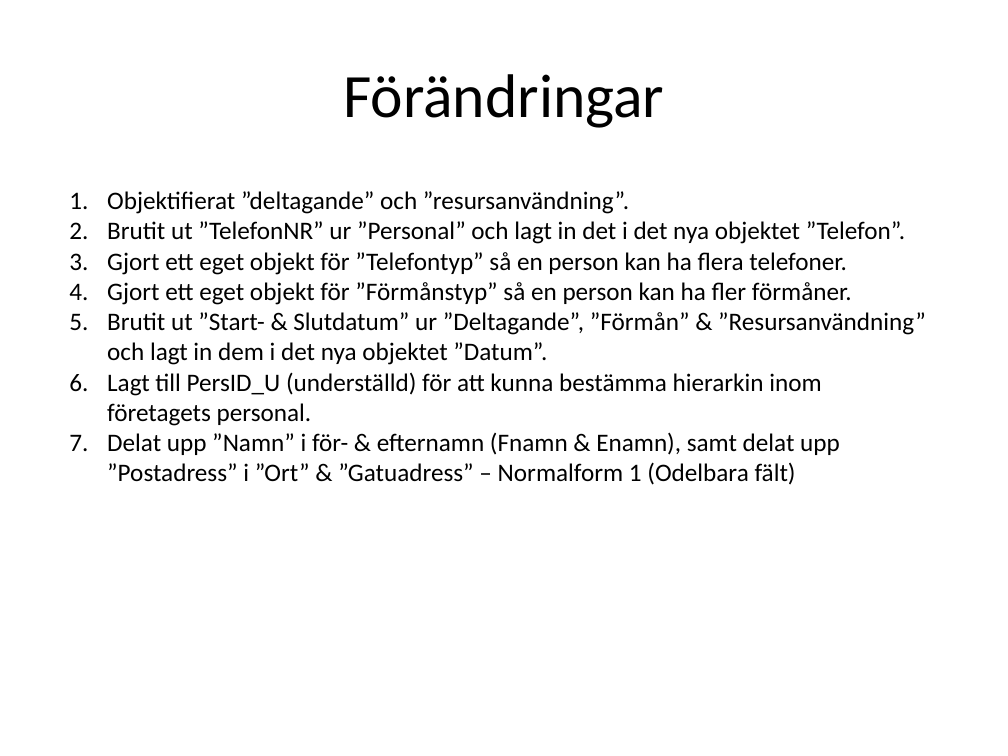
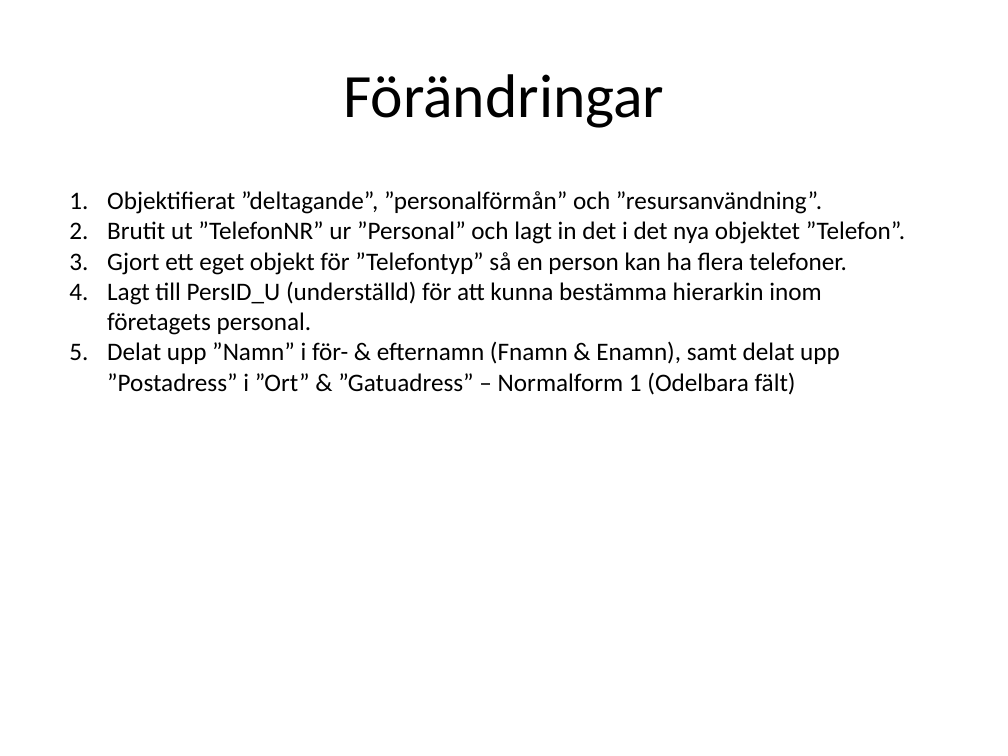
Before and after one commit to ed222an/Databasteknik, a slide deck: slide 10 of Labb 2/Laboration2.pptx (slide 7 before the commit). Drawn at 1008x756 pixels with LibreOffice and Linux fonts; fonts in the diff are those of the drawing. Boxes give left, top, right and bottom in pixels: in the first picture for what was removed or moved away, otherwise in the second. Text is boxed around its words. In the diff, an @@ line names an element or a change of style, - is before the commit and + after.

```diff
--- a/Labb 2/Laboration2.pptx
+++ b/Labb 2/Laboration2.pptx
@@ text at box(107, 191, 822, 214): text changed @@
-1. Objektifierat ”deltagande” och ”resursanvändning”.
+1. Objektifierat ”deltagande”, ”personalförmån” och ”resursanvändning”.
@@ text at box(107, 282, 926, 365): paragraphs removed @@
-4. Gjort ett eget objekt för ”Förmånstyp” så en person kan ha fler förmåner.
-5. Brutit ut ”Start- & Slutdatum” ur ”Deltagande”, ”Förmån” & ”Resursanvändning” och lagt in dem i det nya objektet ”Datum”.
```
Also in this commit, not shown: 6 other slides changed, 1 slide added.
